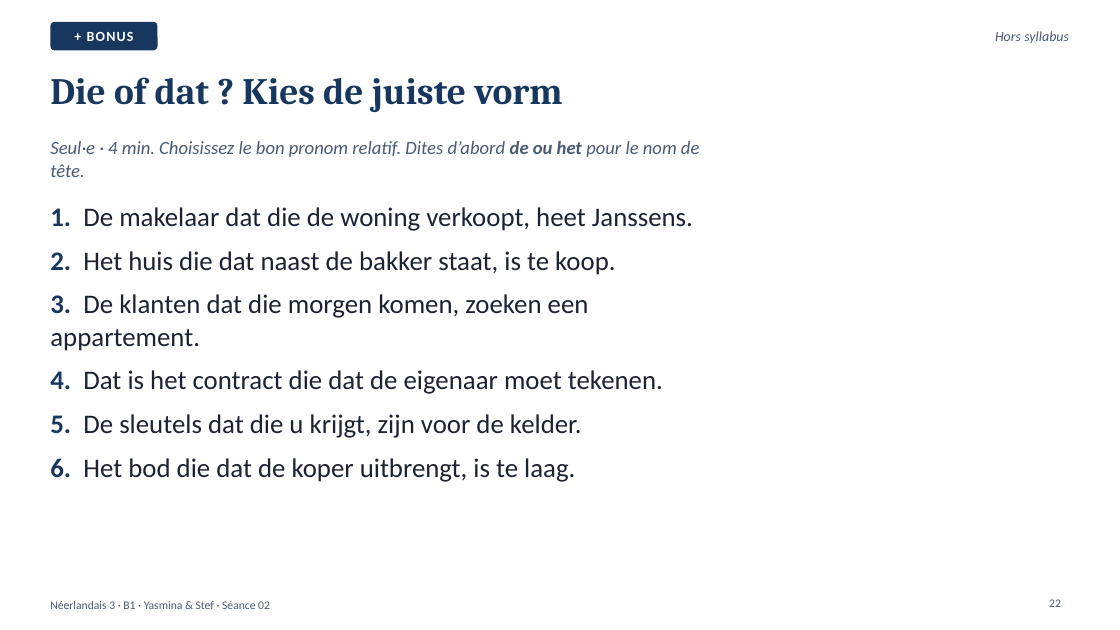
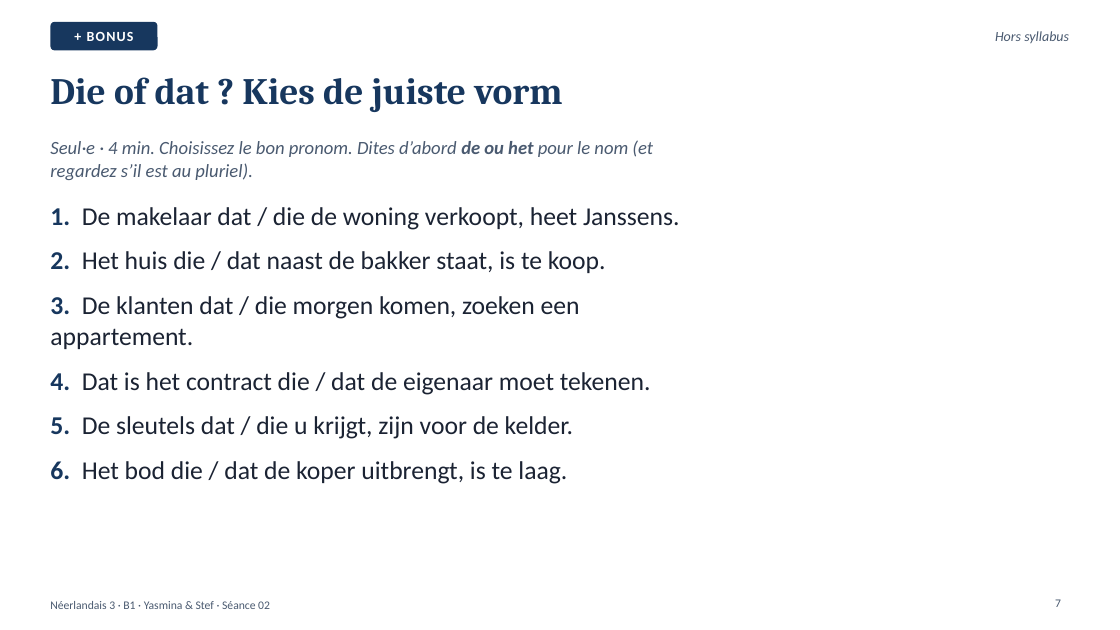
Before and after one commit to ajouniaux/talenleren, a slide deck: slide 7 of neerlandais3/powerpoints/Seance_02_De_woning_beschrijven.pptx (slide 22 before the commit). Drawn at 1120x630 pixels with LibreOffice and Linux fonts; fonts in the diff are those of the drawing. Boxes give left, top, right and bottom in pixels: in the first picture for what was removed or moved away, otherwise in the second. Text is boxed around its words. In the diff, an @@ line names an element or a change of style, - is before the commit and + after.

```diff
--- a/neerlandais3/powerpoints/Seance_02_De_woning_beschrijven.pptx
+++ b/neerlandais3/powerpoints/Seance_02_De_woning_beschrijven.pptx
@@ text at [50, 140, 653, 180]: text changed @@
-Seul·e · 4 min. Choisissez le bon pronom relatif. Dites d’abord de ou het pour le nom de tête.
+Seul·e · 4 min. Choisissez le bon pronom. Dites d’abord de ou het pour le nom (et regardez s’il est au pluriel).
@@ text at [50, 207, 680, 484]: text changed; size 23 to 22 pt @@
-1. De makelaar dat die de woning verkoopt, heet Janssens.
-2. Het huis die dat naast de bakker staat, is te koop.
-3. De klanten dat die morgen komen, zoeken een appartement.
-4. Dat is het contract die dat de eigenaar moet tekenen.
-5. De sleutels dat die u krijgt, zijn voor de kelder.
-6. Het bod die dat de koper uitbrengt, is te laag.
+1. De makelaar dat / die de woning verkoopt, heet Janssens.
+2. Het huis die / dat naast de bakker staat, is te koop.
+3. De klanten dat / die morgen komen, zoeken een appartement.
+4. Dat is het contract die / dat de eigenaar moet tekenen.
+5. De sleutels dat / die u krijgt, zijn voor de kelder.
+6. Het bod die / dat de koper uitbrengt, is te laag.
@@ page number at [1055, 599, 1061, 607]: text changed @@
-22
+7
```
Also in this commit, not shown: 18 other slides changed, 4 slides added, 5 slides removed, 15 other files.
